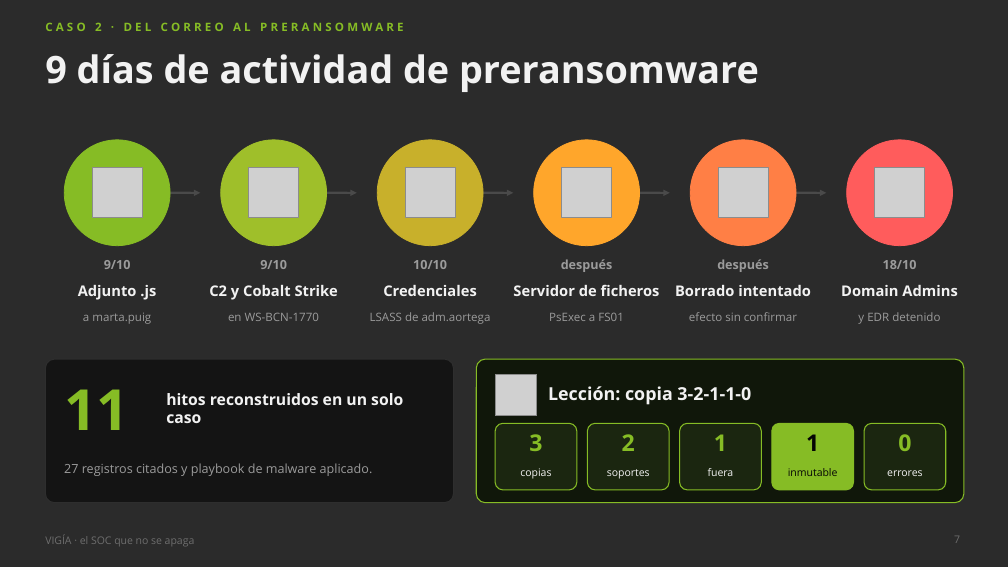
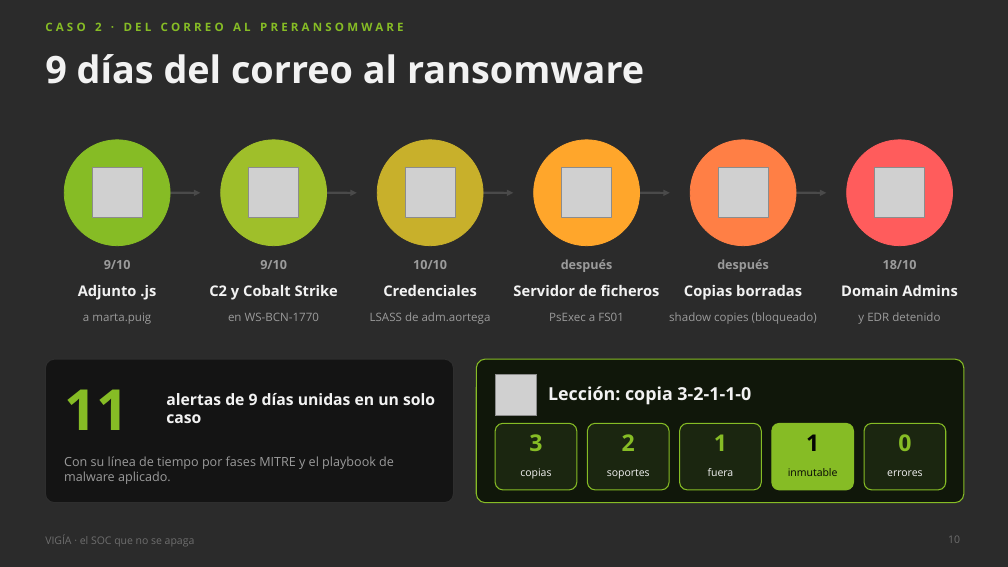
Before and after one commit to marcmarti9/Hack-2026-27, a slide deck: slide 10 of docs/presentacion/VIGIA_presentacion.pptx (slide 7 before the commit). Drawn at 1008x567 pixels with LibreOffice and Linux fonts; fonts in the diff are those of the drawing; grey boxes stand for pictures; background and template pictures are left out; a plain dark background stands for a picture behind light text. Boxes give left, top, right and bottom in pixels: in the first picture for what was removed or moved away, otherwise in the second. Text is boxed around its words. In the diff, an @@ line names an element or a change of style, - is before the commit and + after.

```diff
--- a/docs/presentacion/VIGIA_presentacion.pptx
+++ b/docs/presentacion/VIGIA_presentacion.pptx
@@ title at (x1=45, y1=54, x2=644, y2=84): text changed @@
-9 días de actividad de preransomware
+9 días del correo al ransomware
@@ text at (x1=684, y1=285, x2=802, y2=300): text changed @@
-Borrado intentado
+Copias borradas
@@ text at (x1=669, y1=312, x2=817, y2=324): text changed @@
-efecto sin confirmar
+shadow copies (bloqueado)
@@ text at (x1=166, y1=393, x2=435, y2=423): text changed @@
-hitos reconstruidos en un solo caso
+alertas de 9 días unidas en un solo caso
@@ text at (x1=64, y1=456, x2=394, y2=484): text changed @@
-27 registros citados y playbook de malware aplicado.
+Con su línea de tiempo por fases MITRE y el playbook de malware aplicado.
@@ page number at (x1=948, y1=536, x2=960, y2=543): text changed @@
-7
+10
```
Also in this commit, not shown: 11 other slides changed, 1 slide added, 2 other files.
